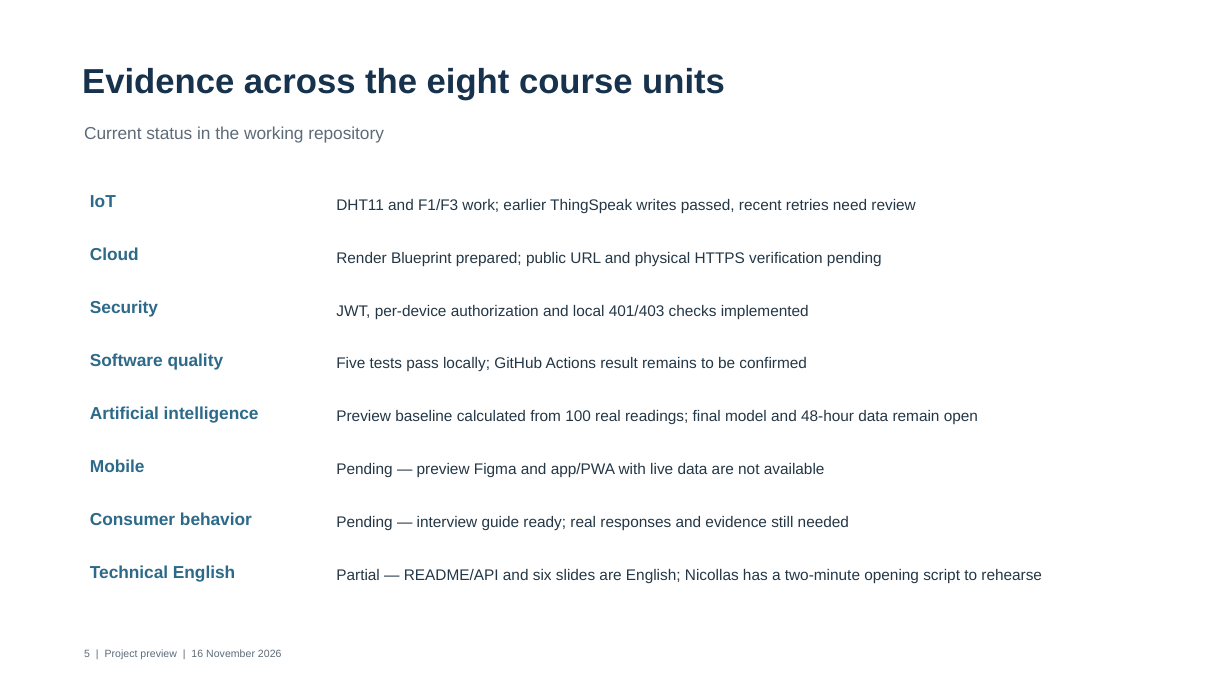
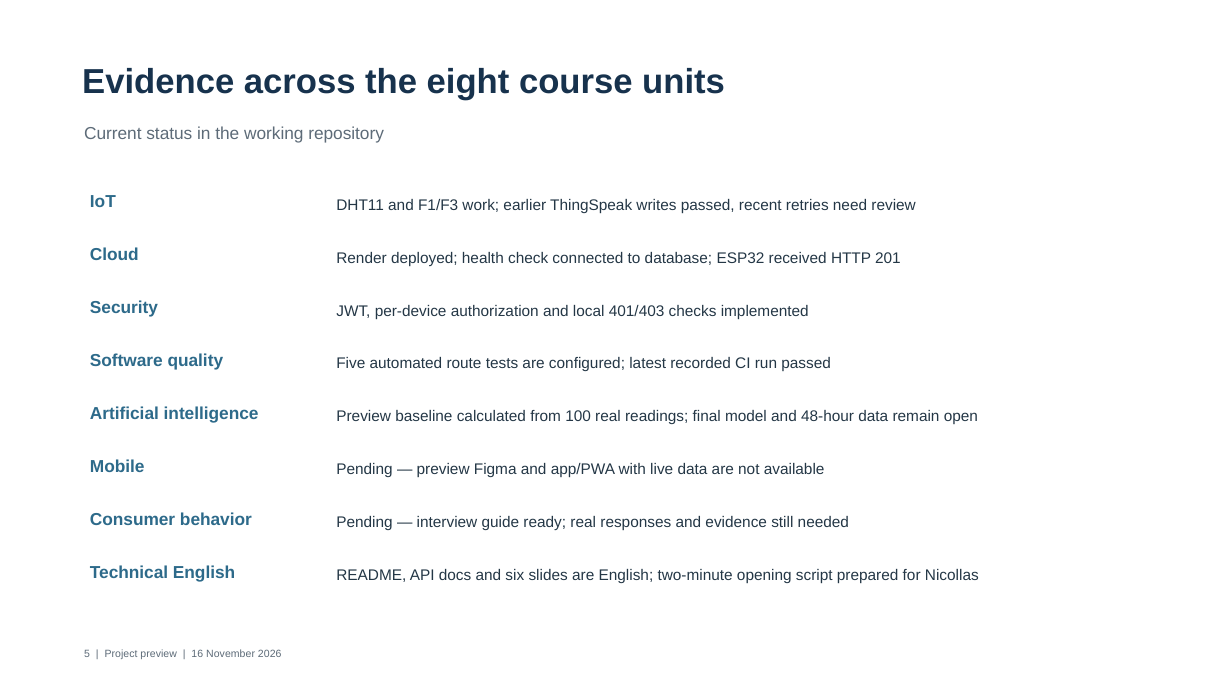
Before and after one commit to JoelsonJose/Monitoramento-de-Temperatura-e-Umidade, a slide deck: slide 5 of entregas/Apresentacao_Previa_IoT.pptx. Drawn at 1232x693 pixels with LibreOffice and Linux fonts; fonts in the diff are those of the drawing. Boxes give left, top, right and bottom in pixels: in the first picture for what was removed or moved away, otherwise in the second. Text is boxed around its words. In the diff, an @@ line names an element or a change of style, - is before the commit and + after.

```diff
--- a/entregas/Apresentacao_Previa_IoT.pptx
+++ b/entregas/Apresentacao_Previa_IoT.pptx
@@ text at (x1=336, y1=252, x2=901, y2=266): text changed @@
-Render Blueprint prepared; public URL and physical HTTPS verification pending
+Render deployed; health check connected to database; ESP32 received HTTP 201
@@ text at (x1=336, y1=357, x2=831, y2=371): text changed @@
-Five tests pass locally; GitHub Actions result remains to be confirmed
+Five automated route tests are configured; latest recorded CI run passed
@@ text at (x1=336, y1=569, x2=979, y2=584): text changed @@
-Partial — README/API and six slides are English; Nicollas has a two-minute opening script to rehearse
+README, API docs and six slides are English; two-minute opening script prepared for Nicollas
```
Also in this commit, not shown: 4 other slides changed, 14 other files.
